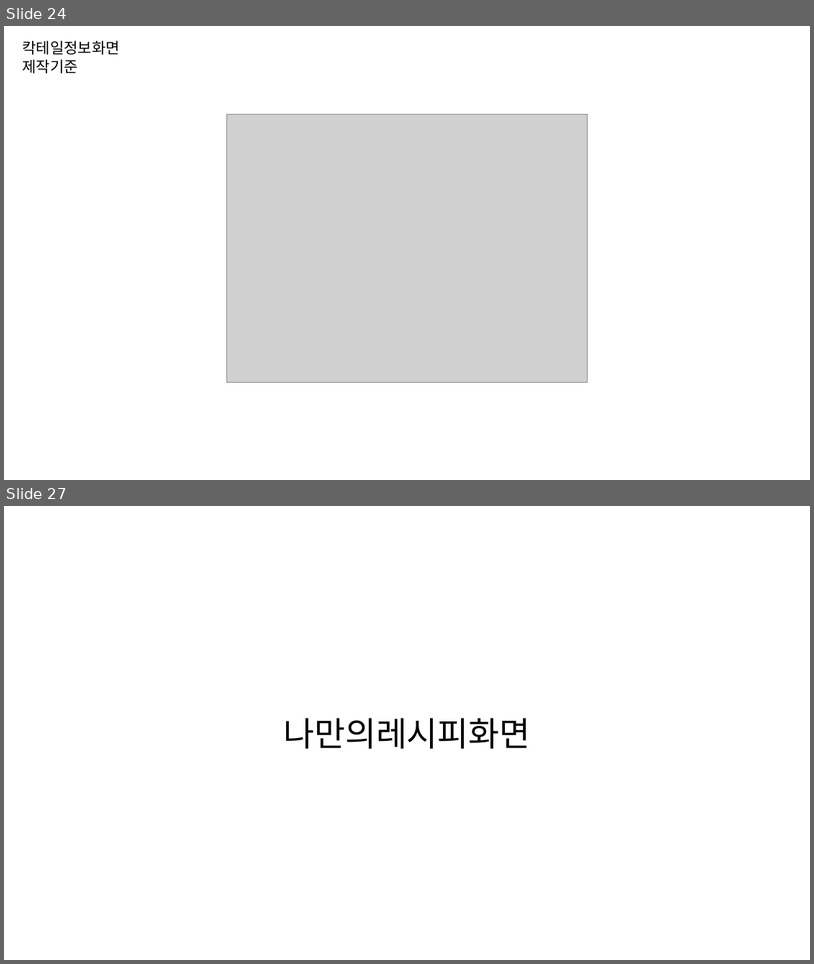
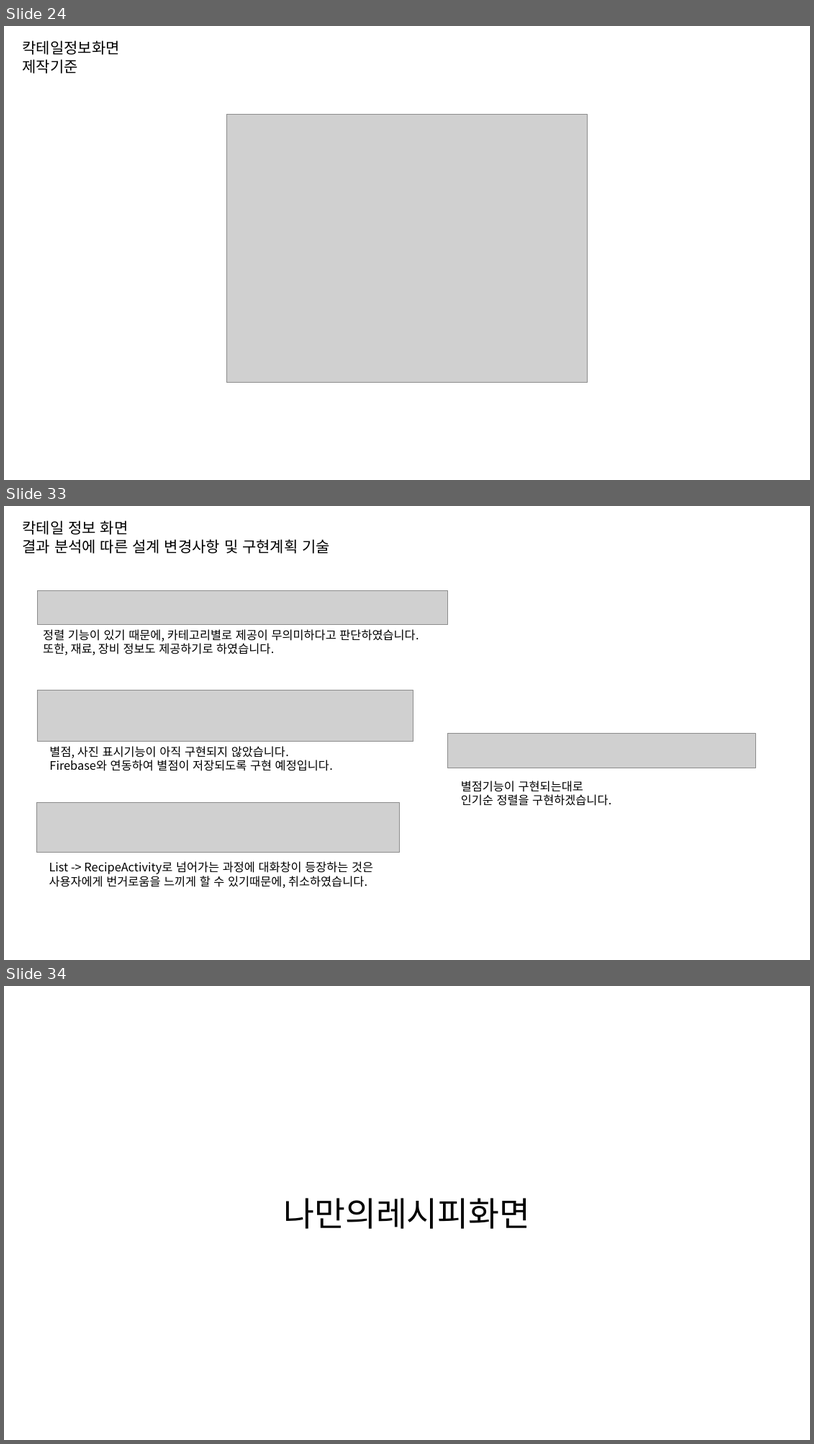
Before and after one commit to byungmeo/CockFit, a slide deck: Documents/4.제작보고서/제작보고서 자료.pptx. Shown one above the other, each under a label of ours: slides 24 and 27 before the commit, slides 24, 33 and 34 after it; the slides between them are not shown. The pictures are 814x964 and 814x1444 pixels, drawn with LibreOffice and Linux fonts; fonts in the diff are those of the drawing; grey boxes stand for pictures. Boxes give left, top, right and bottom in pixels: in the first picture for what was removed or moved away, otherwise in the second. Text is boxed around its words. In the diff, an @@ line names an element or a change of style, - is before the commit and + after.

Commit message:
레시피화면 사진크기조절 / 레시피정보화면 제작보고서자료 업데이트

```diff
--- a/Documents/4.제작보고서/제작보고서 자료.pptx
+++ b/Documents/4.제작보고서/제작보고서 자료.pptx
@@ slide 33 added at bbox=[4, 506, 810, 960], background #FFFFFF @@
@@ text added at bbox=[22, 520, 330, 554], 18 pt, text #000000 @@
+칵테일 정보 화면
+결과 분석에 따른 설계 변경사항 및 구현계획 기술
@@ picture added at bbox=[37, 591, 448, 625] @@
@@ text added at bbox=[43, 629, 419, 655], 14 pt, text #000000 @@
+정렬 기능이 있기 때문에, 카테고리별로 제공이 무의미하다고 판단하였습니다.
+또한, 재료, 장비 정보도 제공하기로 하였습니다.
@@ picture added at bbox=[37, 690, 414, 741] @@
@@ picture added at bbox=[448, 733, 756, 768] @@
@@ text added at bbox=[49, 746, 333, 771], 14 pt, text #000000 @@
+별점, 사진 표시기능이 아직 구현되지 않았습니다.
+Firebase와 연동하여 별점이 저장되도록 구현 예정입니다.
@@ text added at bbox=[461, 780, 612, 806], 14 pt, text #000000 @@
+별점기능이 구현되는대로
+인기순 정렬을 구현하겠습니다.
@@ picture added at bbox=[36, 803, 399, 852] @@
@@ text added at bbox=[49, 861, 373, 888], 14 pt, text #000000 @@
+List -> RecipeActivity로 넘어가는 과정에 대화창이 등장하는 것은
+사용자에게 번거로움을 느끼게 할 수 있기때문에, 취소하였습니다.
@@ what was slide 27 is now slide 34 @@
```
Also in this commit, not shown: 3 slides changed, 6 other slides added, 7 other files.
